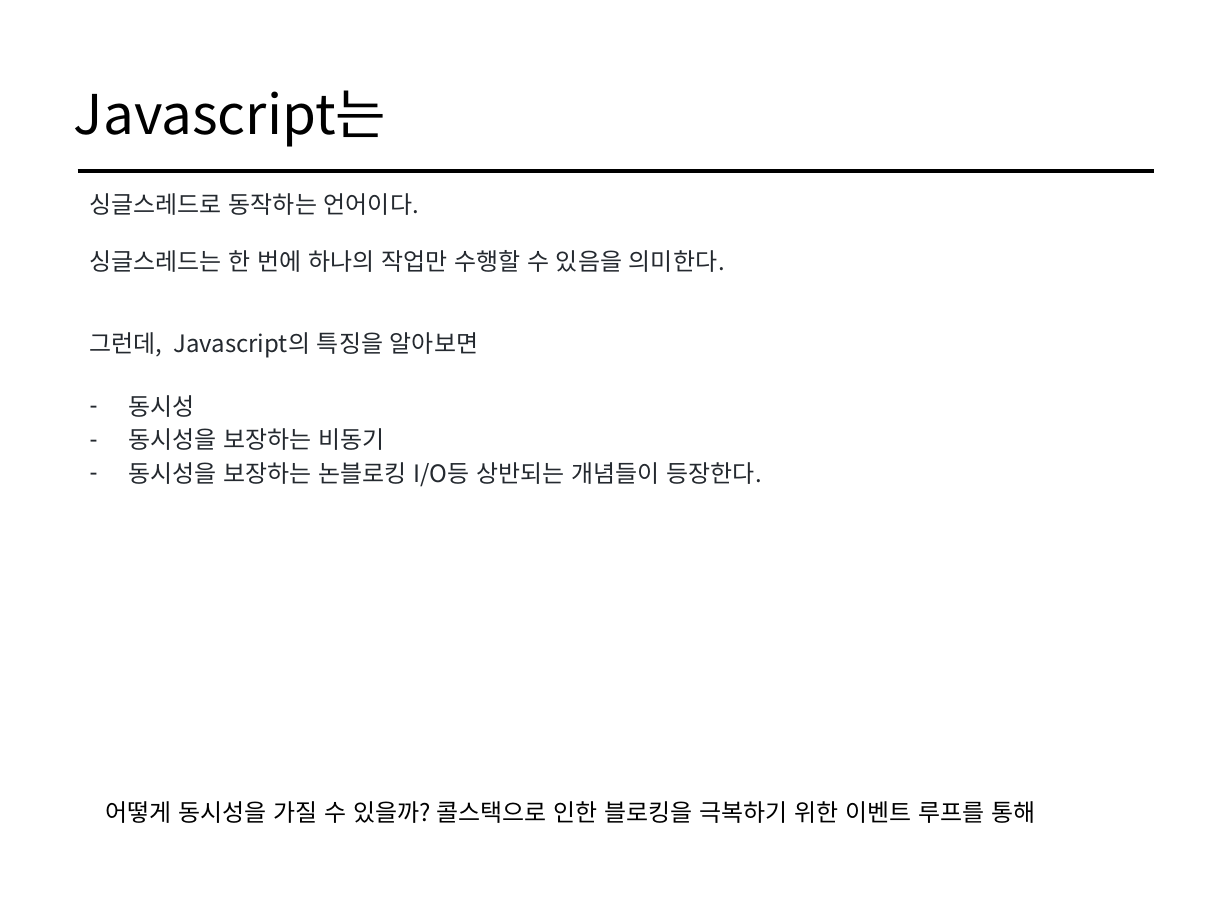
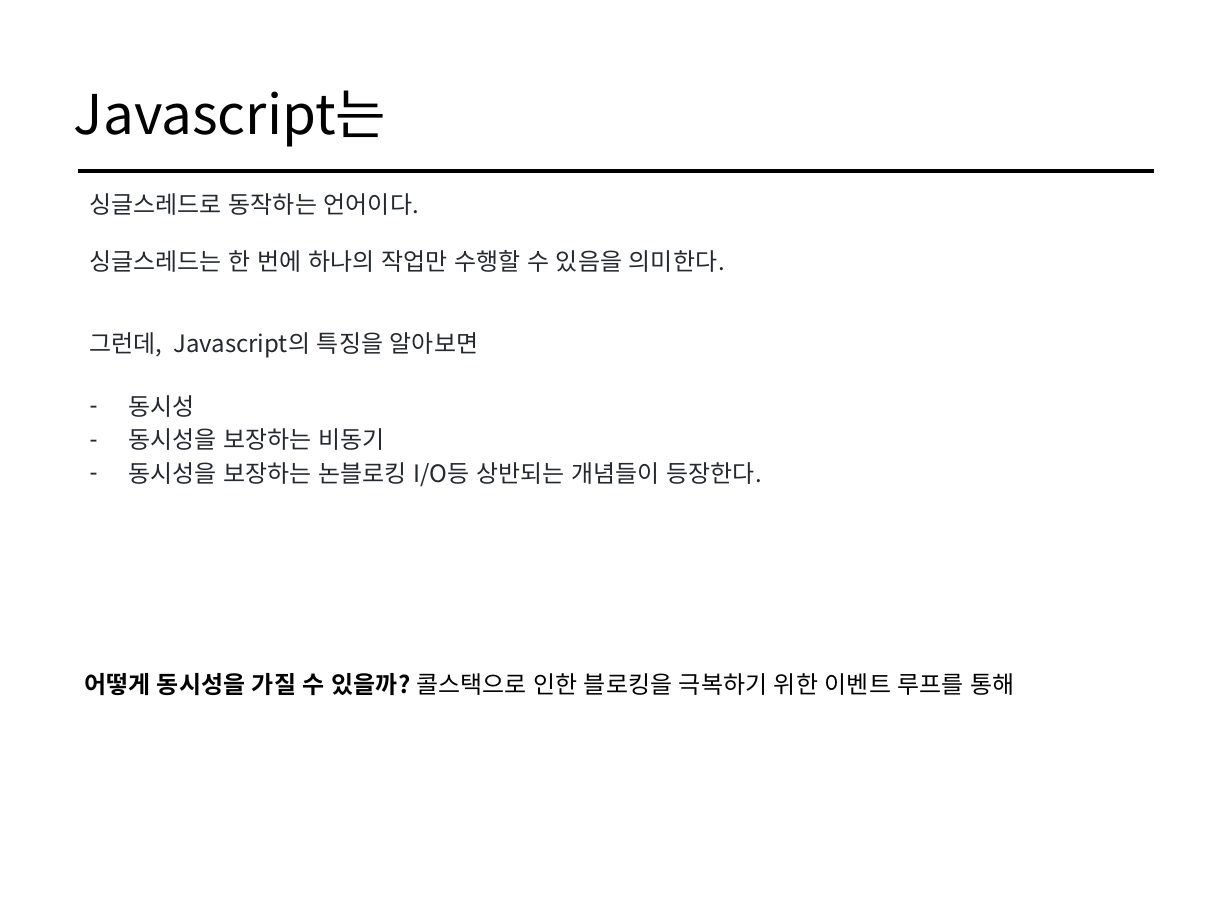
Before and after one commit to cs-study-org/cs-study, a slide deck: slide 10 of 08/yongki/ParallelandAsynchronous.pptx. Drawn at 1232x924 pixels with LibreOffice and Linux fonts; fonts in the diff are those of the drawing. Boxes give left, top, right and bottom in pixels: in the first picture for what was removed or moved away, otherwise in the second. Text is boxed around its words. In the diff, an @@ line names an element or a change of style, - is before the commit and + after.

```diff
--- a/08/yongki/ParallelandAsynchronous.pptx
+++ b/08/yongki/ParallelandAsynchronous.pptx
@@ text "어떻게 동시성을 가질 수 있을까? ...": place and size @@
-text "어떻게 동시성을 가질 수 있을까? ..." at <box>106,801,1035,823</box>
+text "어떻게 동시성을 가질 수 있을까? ..." at <box>84,673,1015,695</box>
@@ text "어떻게 동시성을 가질 수 있을까? ..." at <box>84,673,1015,695</box>: bold on in "어떻게 동시성을 가질 수 있을까?" @@
```
Also in this commit, not shown: 3 other slides changed, 2 slides added.
